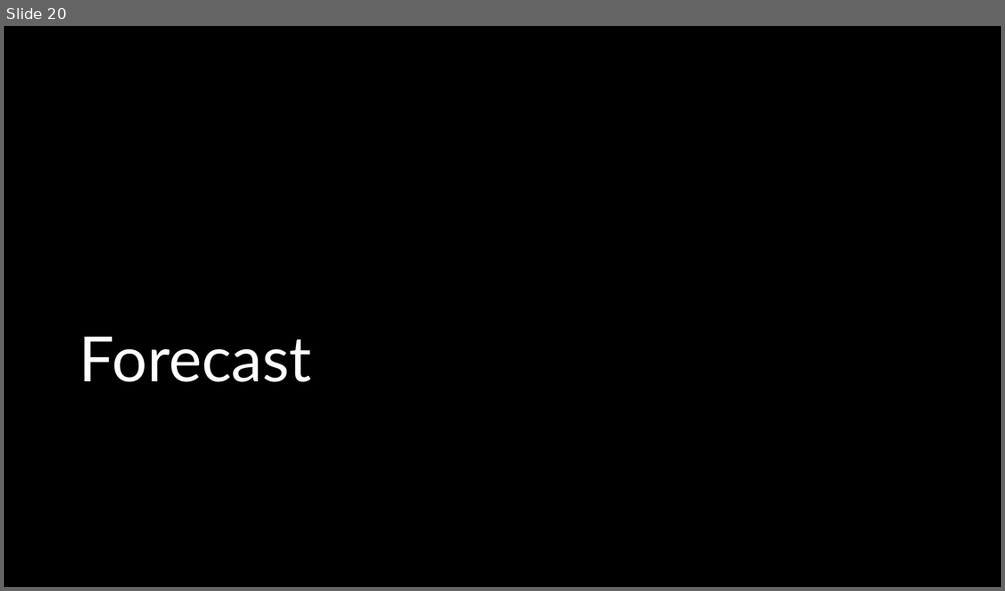
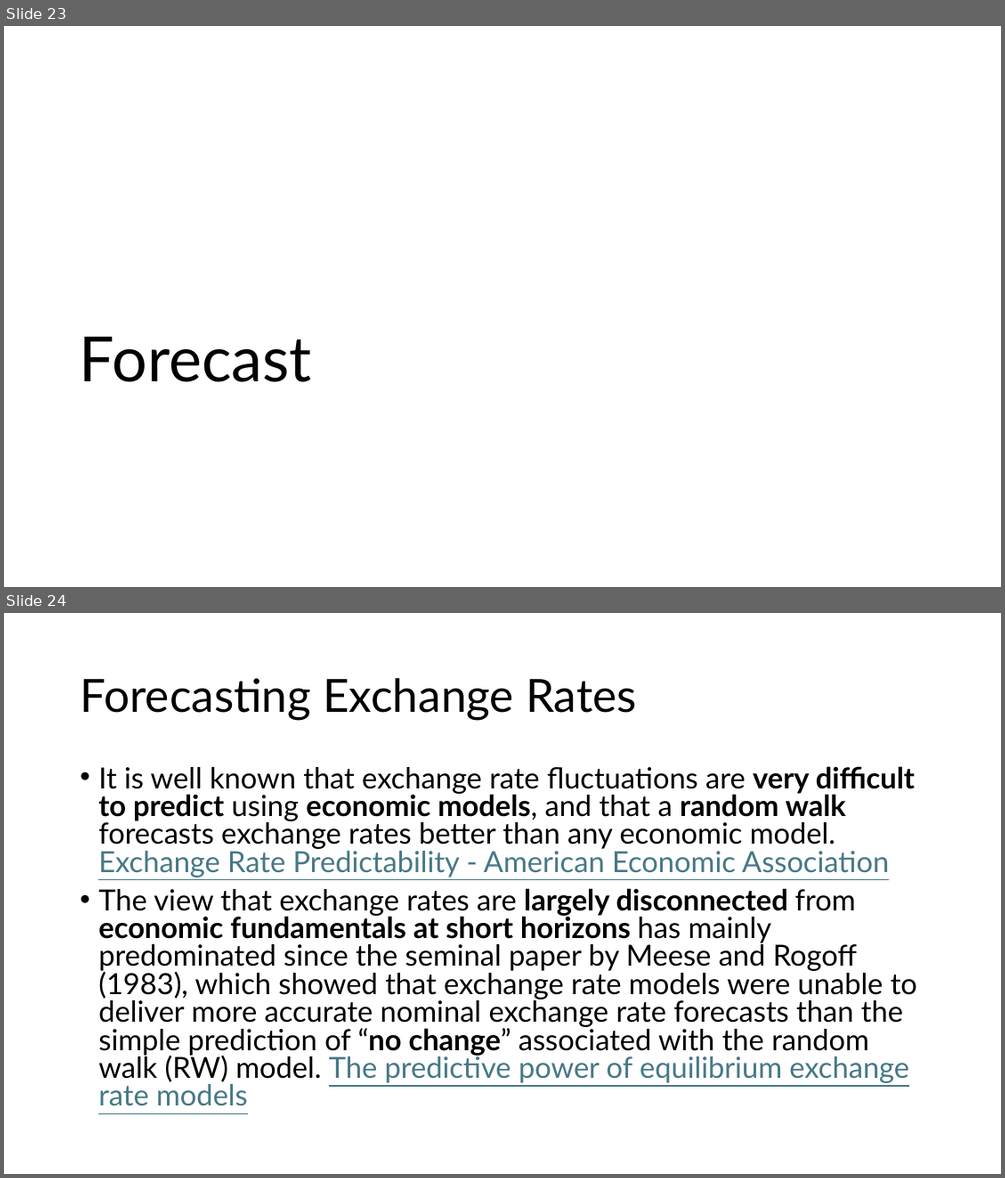
Before and after one commit to mahdi-ghafarian/time-series, a slide deck: borderland/1-cadusd/Presentation/CADUSD.pptx. Shown one above the other, each under a label of ours: slide 20 before the commit, slides 23 and 24 after it. The pictures are 1005x591 and 1005x1178 pixels, drawn with LibreOffice and Linux fonts; fonts in the diff are those of the drawing. Boxes give left, top, right and bottom in pixels: in the first picture for what was removed or moved away, otherwise in the second. Text is boxed around its words. In the diff, an @@ line names an element or a change of style, - is before the commit and + after.

```diff
--- a/borderland/1-cadusd/Presentation/CADUSD.pptx
+++ b/borderland/1-cadusd/Presentation/CADUSD.pptx
@@ slide 24 added at (x1=4, y1=613, x2=1001, y2=1174), background #FFFFFF @@
@@ title added at (x1=80, y1=678, x2=637, y2=720), 44 pt, text #000000 @@
+Forecasting Exchange Rates
@@ text added at (x1=98, y1=766, x2=917, y2=1106), 28 pt, text #000000 @@
+• It is well known that exchange rate fluctuations are very difficult to predict using economic models, and that a random walk forecasts exchange rates better than any economic model. Exchange Rate Predictability - American Economic Association
+• The view that exchange rates are largely disconnected from economic fundamentals at short horizons has mainly predominated since the seminal paper by Meese and Rogoff (1983), which showed that exchange rate models were unable to deliver more accurate nominal exchange rate forecasts than the simple prediction of “no change” associated with the random walk (RW) model. The predictive power of equilibrium exchange rate models
@@ what was slide 20 is now slide 23 @@
@@ slide 23 changed as well @@
@@ background #000000 to #FFFFFF @@
@@ title "Forecast" at (x1=80, y1=337, x2=312, y2=382): text colour #FFFFFF to #000000 @@
```
Also in this commit, not shown: 24 other slides changed, 3 other slides added, 2 other files.
